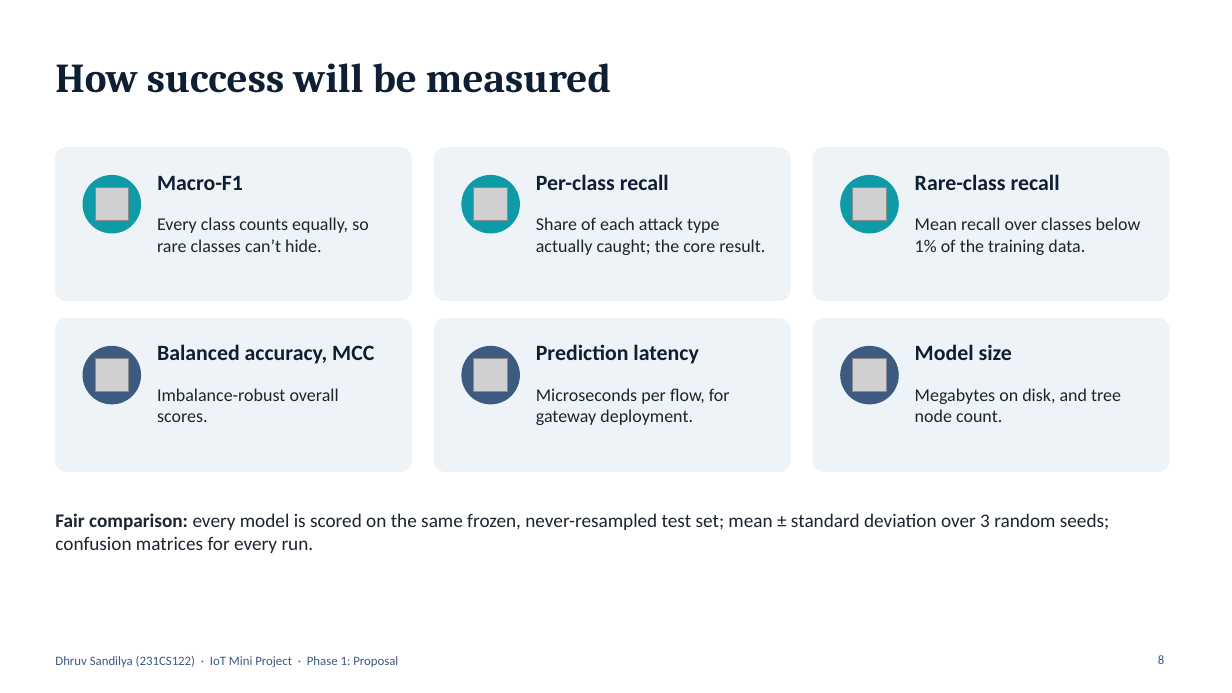
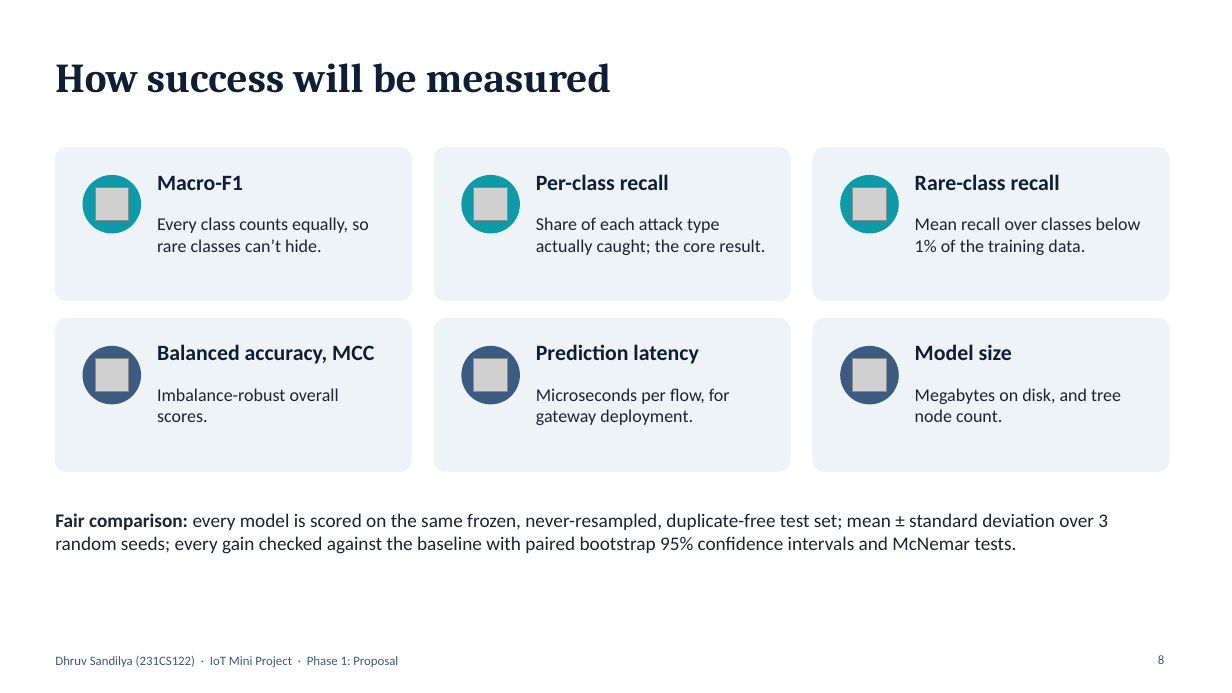
Before and after one commit to Dhruvsandilya0711/IoT_Mini_Project, a slide deck: slide 8 of slides/Phase1_Proposal.pptx. Drawn at 1232x693 pixels with LibreOffice and Linux fonts; fonts in the diff are those of the drawing; grey boxes stand for pictures. Boxes give left, top, right and bottom in pixels: in the first picture for what was removed or moved away, otherwise in the second. Text is boxed around its words. In the diff, an @@ line names an element or a change of style, - is before the commit and + after.

Commit message:
Update Phase 1 deck for the extended methodology
Adds LightGBM and Balanced Random Forest, Borderline-SMOTE and threshold
tuning, duplicate removal and significance testing to the research
questions, pipeline, comparison, evaluation and plan slides.

```diff
--- a/slides/Phase1_Proposal.pptx
+++ b/slides/Phase1_Proposal.pptx
@@ text at [55, 513, 1108, 554]: text changed @@
-Fair comparison: every model is scored on the same frozen, never-resampled test set; mean ± standard deviation over 3 random seeds; confusion matrices for every run.
+Fair comparison: every model is scored on the same frozen, never-resampled, duplicate-free test set; mean ± standard deviation over 3 random seeds; every gain checked against the baseline with paired bootstrap 95% confidence intervals and McNemar tests.
```
Also in this commit, not shown: 5 other slides changed, 1 other file.
